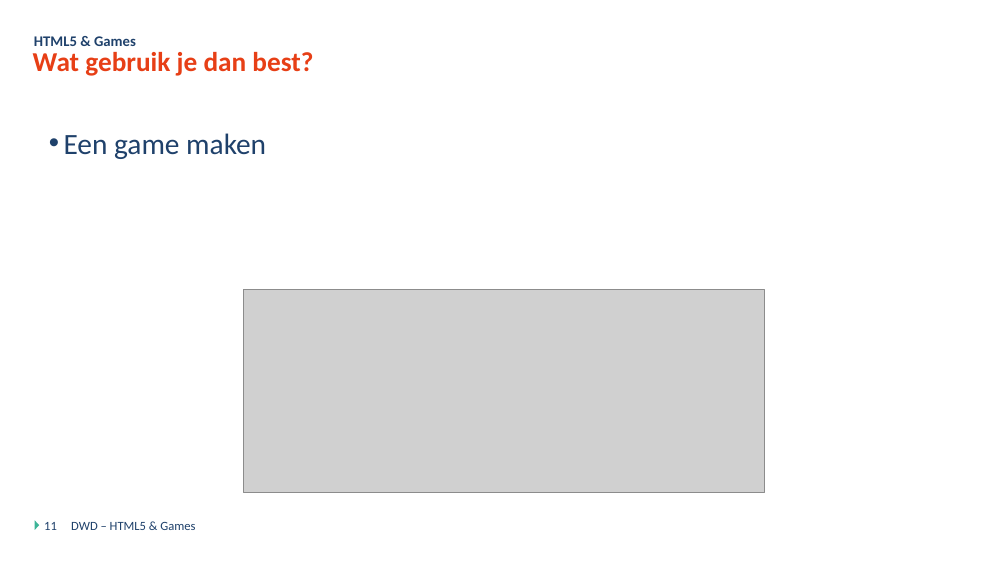
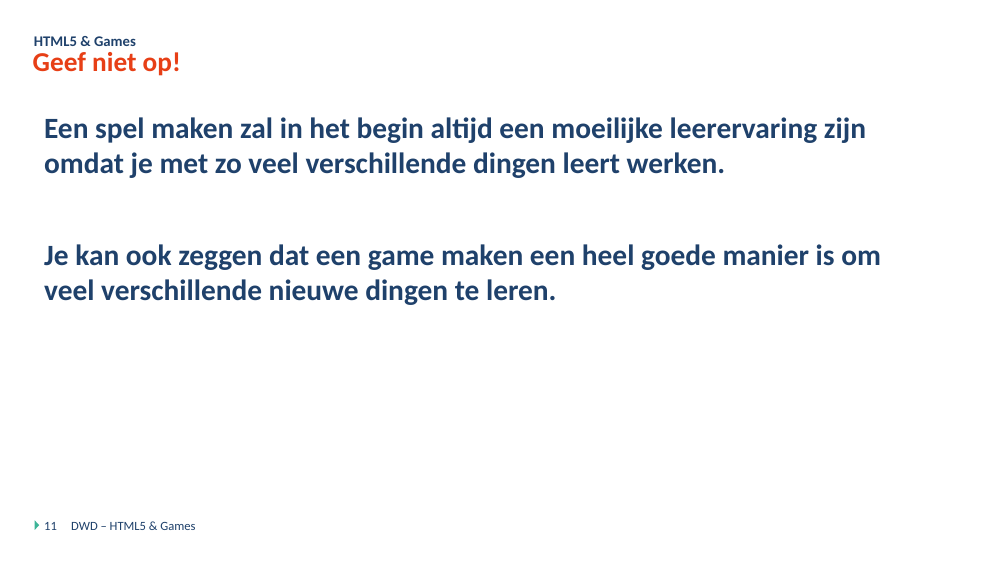
Before and after one commit to DmitriyVdE/Odisee_Bru_Dyn_Web_Dev_Opdracht, a slide deck: slide 11 of DWD - Javascript Games - Theorie.pptx. Drawn at 1008x567 pixels with LibreOffice and Linux fonts; fonts in the diff are those of the drawing; grey boxes stand for pictures; background and template pictures are left out. Boxes give left, top, right and bottom in pixels: in the first picture for what was removed or moved away, otherwise in the second. Text is boxed around its words. In the diff, an @@ line names an element or a change of style, - is before the commit and + after.

Commit message:
ppt update

```diff
--- a/DWD - Javascript Games - Theorie.pptx
+++ b/DWD - Javascript Games - Theorie.pptx
@@ title at (33,52,181,76): text changed @@
-Wat gebruik je dan best?
+Geef niet op!
@@ text at (44,117,881,305): text changed; bold on @@
-  • Een game maken
+Een spel maken zal in het begin altijd een moeilijke leerervaring zijn omdat je met zo veel verschillende dingen leert werken.
+Je kan ook zeggen dat een game maken een heel goede manier is om veel verschillende nieuwe dingen te leren.
@@ picture removed at (243,290,765,492) @@
```
